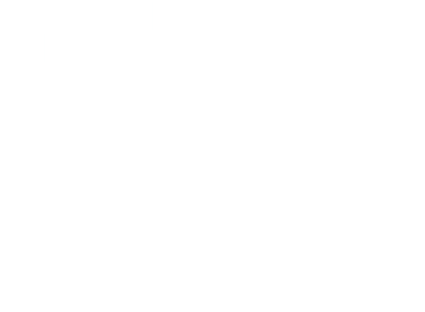
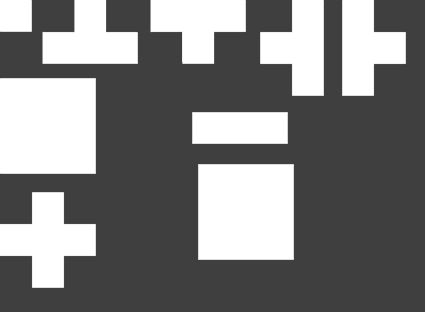
The second 425 x 312 image is a revision of the first. Changes to its layers:
moved "Layer 1" above "Layer 0" over <box>2,2,404,286</box>
painted on "Layer 0" over <box>0,0,425,312</box>
